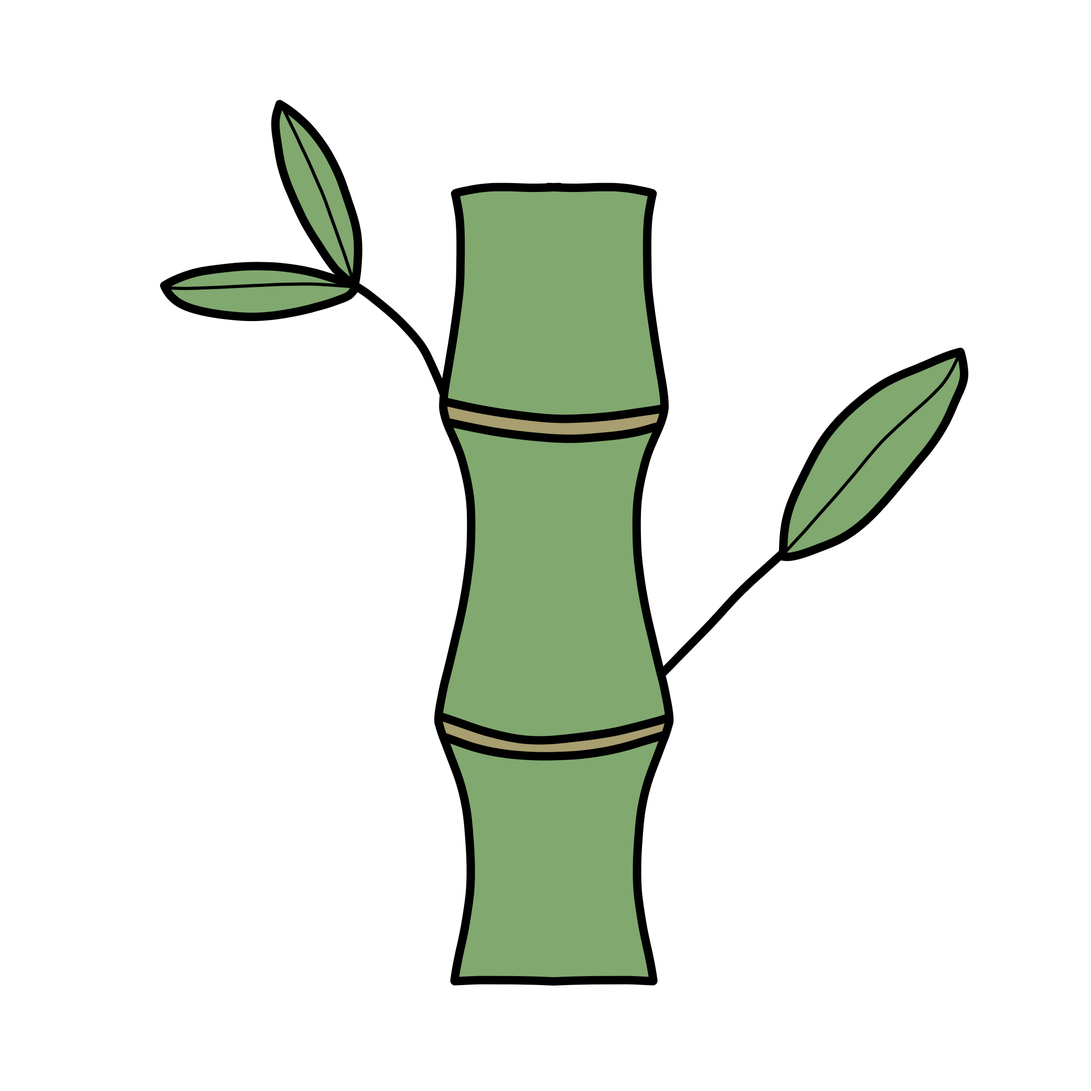
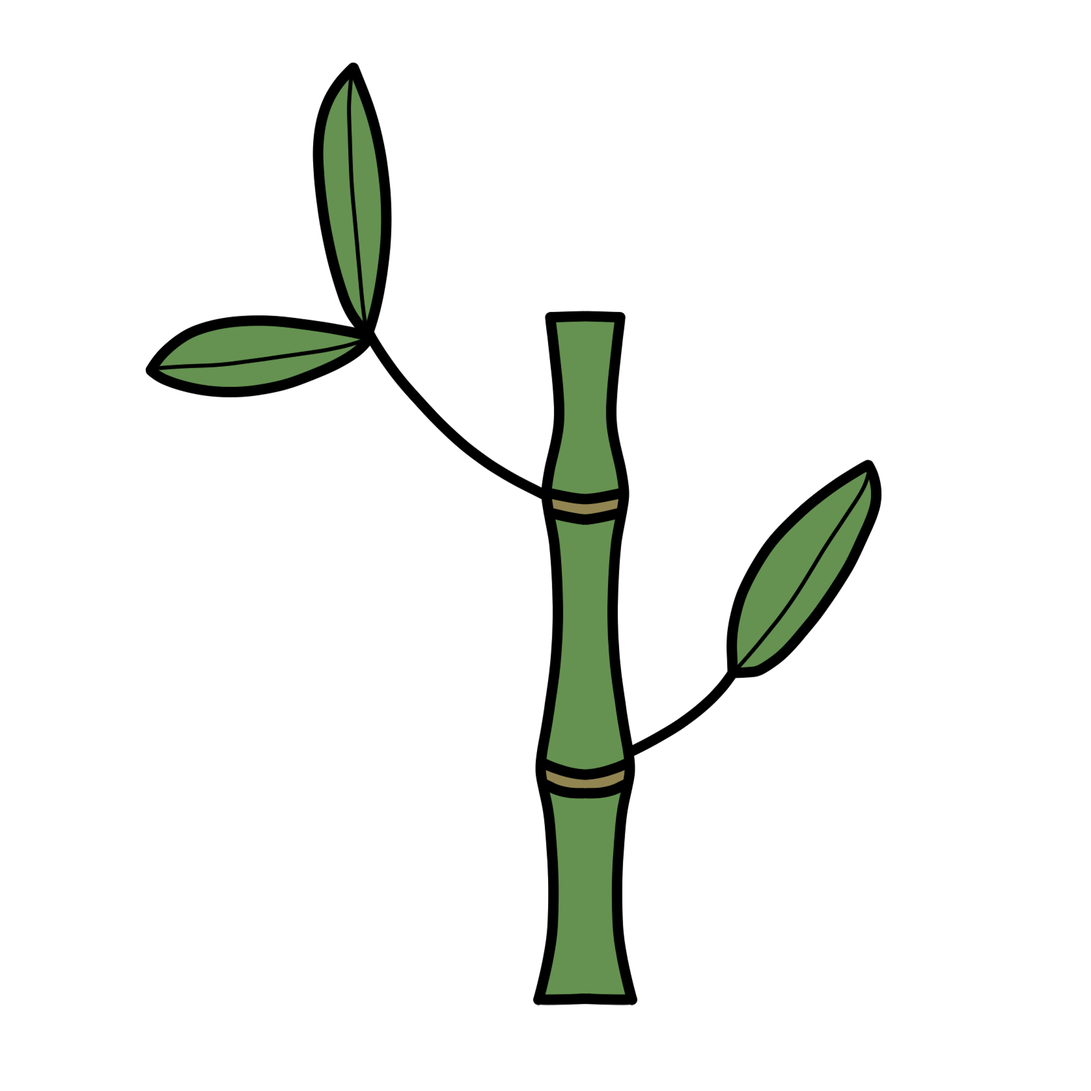
Layers edited between the first and the second 1091x1091 image:
painted on "Details" over (145, 61, 970, 681)
painted on "Line art" over (145, 61, 970, 1006)
painted on "Color" over (145, 61, 970, 1006)
